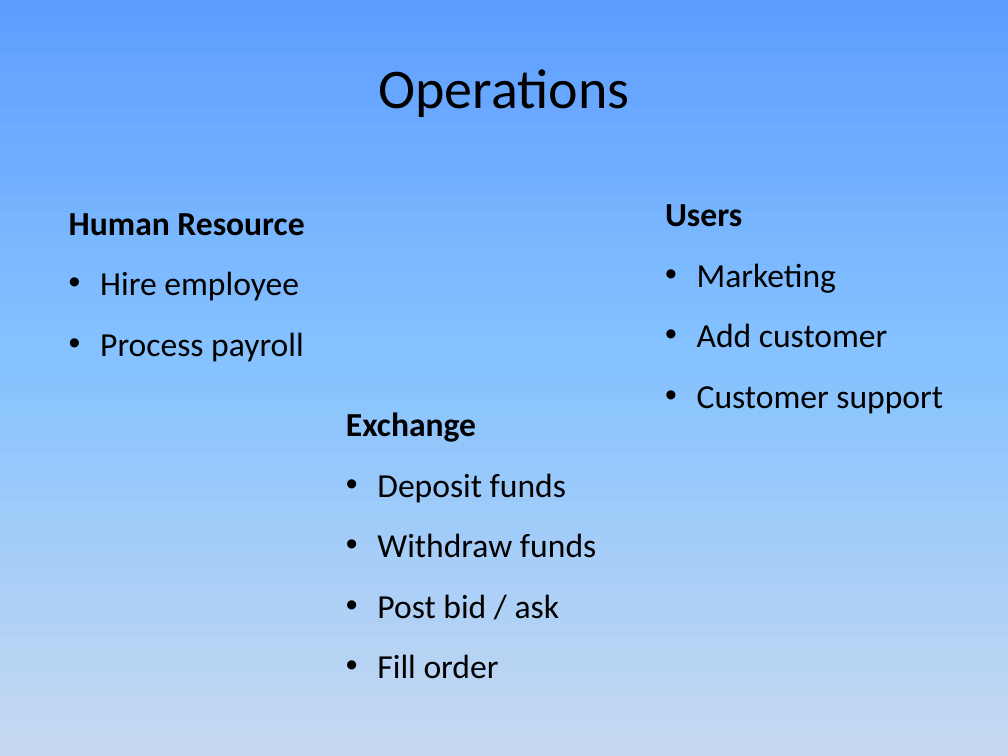
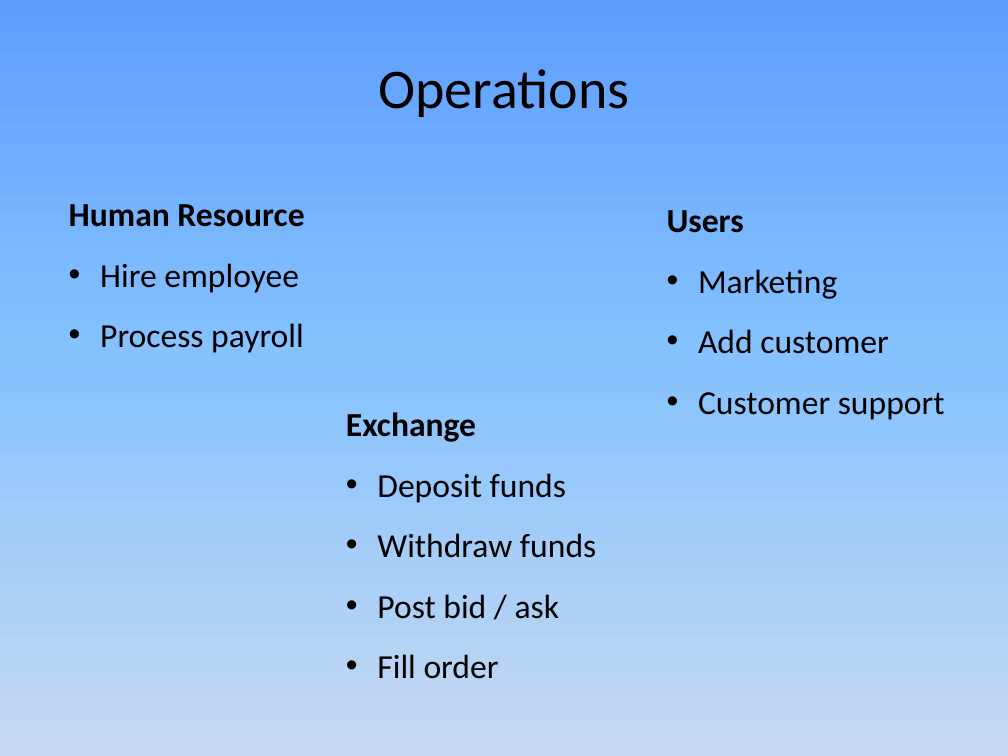
Before and after one commit to JamesLeB/Business, a slide deck: slide 13 of TODO/2-Monday/Presentation1.pptx (slide 12 before the commit). Drawn at 1008x756 pixels with LibreOffice and Linux fonts; fonts in the diff are those of the drawing. Boxes give left, top, right and bottom in pixels: in the first picture for what was removed or moved away, otherwise in the second. Text is boxed around its words. In the diff, an @@ line names an element or a change of style, - is before the commit and + after.

```diff
--- a/TODO/2-Monday/Presentation1.pptx
+++ b/TODO/2-Monday/Presentation1.pptx
@@ text "Human Resource": place and size @@
-text "Human Resource" at (69, 213, 304, 362)
+text "Human Resource" at (69, 204, 304, 353)
@@ text "Users": place and size @@
-text "Users" at (665, 204, 943, 414)
+text "Users" at (667, 210, 945, 420)
```
Also in this commit, not shown: 7 other slides changed, 2 slides added, 1 other file.
